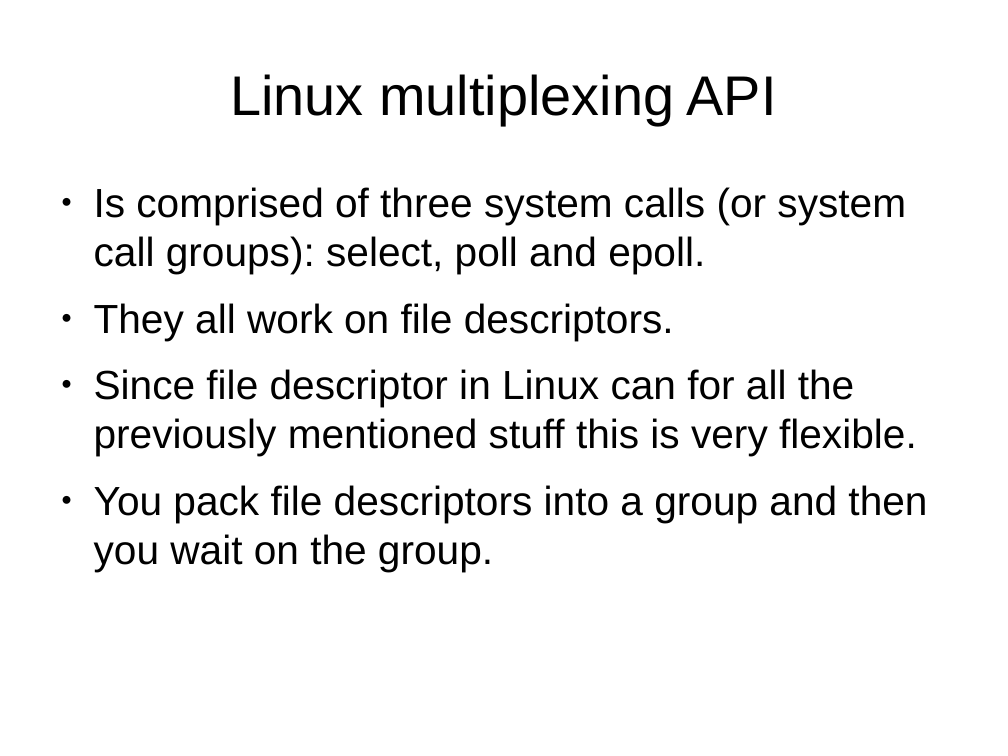
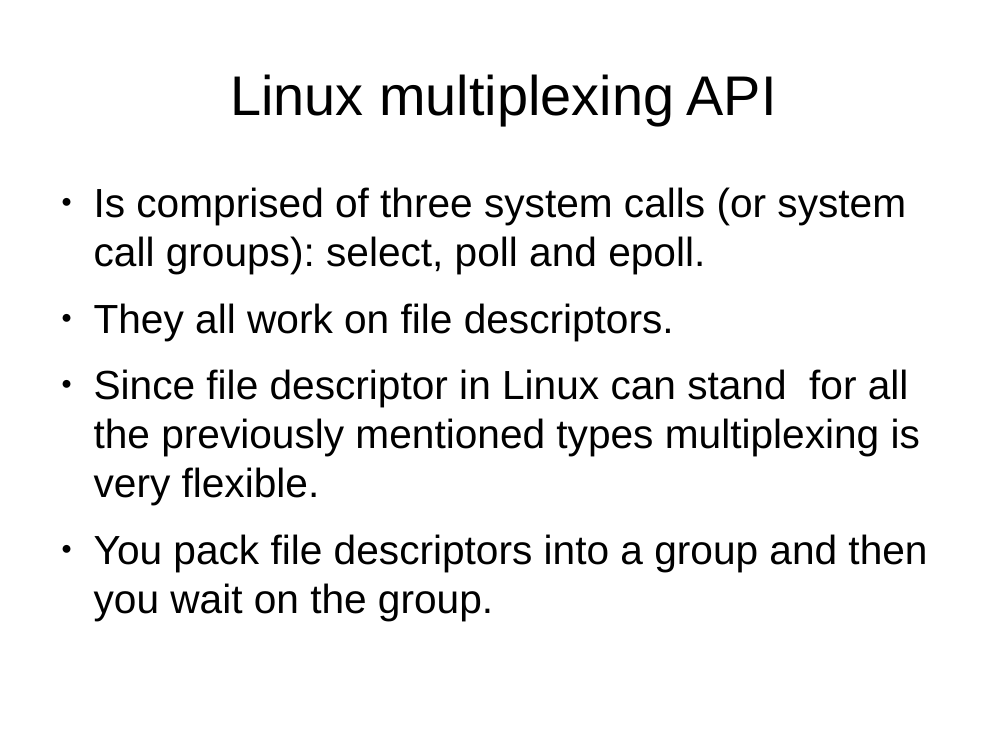
Before and after one commit to veltzer/demos, a slide deck: slide 14 of cpp/multi_core/linux_multiplexing.odp. Drawn at 1008x756 pixels with LibreOffice and Linux fonts; fonts in the diff are those of the drawing. Boxes give left, top, right and bottom in pixels: in the first picture for what was removed or moved away, otherwise in the second. Text is boxed around its words. In the diff, an @@ line names an element or a change of style, - is before the commit and + after.

```diff
--- a/cpp/multi_core/linux_multiplexing.odp
+++ b/cpp/multi_core/linux_multiplexing.odp
@@ text at (x1=94, y1=369, x2=920, y2=505): text changed @@
-● Since file descriptor in Linux can for all the previously mentioned stuff this is very flexible.
+● Since file descriptor in Linux can stand for all the previously mentioned types multiplexing is very flexible.
```
Also in this commit, not shown: 1 other slide changed, 11 other files.
